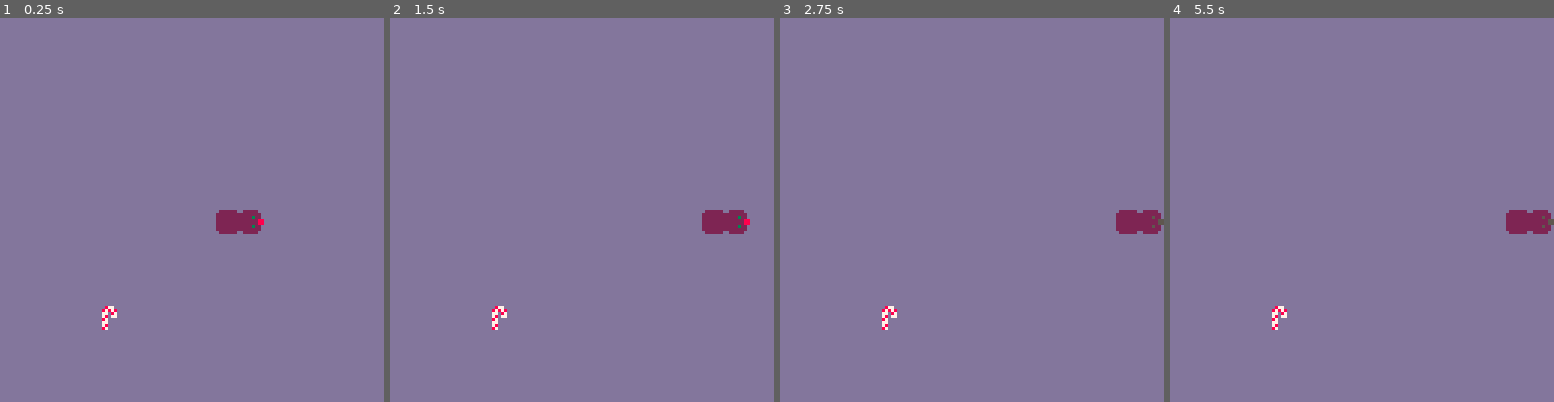
Above: before the commit, frames 1-4 (left to right).
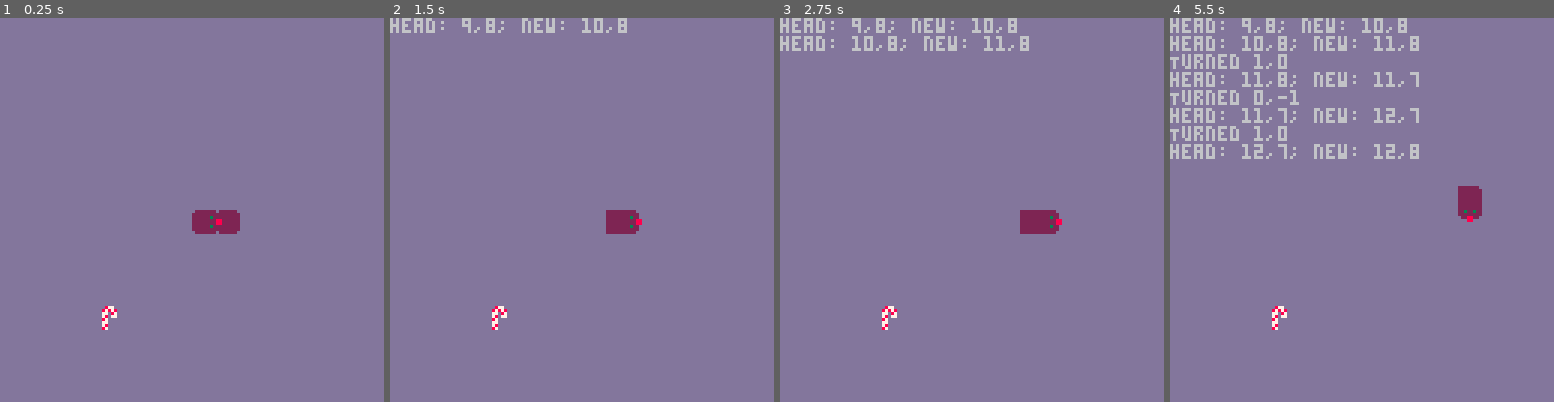
Above: after the commit, the same moments.

Repository: gigamonkey/pico-8
Game: PICO-8 cartridge snake.p8
The game is run twice, just before and just after one commit, with the same random seed, the same clock (stepped at 60 frames per second) and the same inputs.
Inputs:
- Up to frame 1 (0.25 s): no input
- Up to frame 2 (1.5 s): no input
- Up to frame 3 (2.75 s): hold Right 1.6-2.1 s; hold Up 2.15-2.42 s; hold Right from 2.47 s (still down)
- Up to frame 4 (5.5 s): release Right at 3.03 s; hold Left 3.08-3.58 s; hold Down 3.63-3.97 s; hold Right 4.02-4.68 s; hold Up 4.73-5.03 s; hold Left from 5.08 s (still down)

The runs differ from the first frame. In frame 1, 0.7% of the frame differs, in the area x 50-69%, y 50-57%; in frame 2, 2.1%; in frame 3, 3.1%; in frame 4, 7.1%, in the area x 0-100%, y 0-57%.

Commit message:
Smooth movement kinda working at head.

Diff:
--- a/snake.lua
+++ b/snake.lua
@@ -19,13 +19,12 @@
 snake = {
   direction = RIGHT,
   speed = 1,
-  x = 64,
-  y = 64,
   turns = {},
   head = 0,
   tail = 0,
   segments = {},
   dead = false,
+  frames_into_head = 0
 }
 
 -- Grid is table keyed with x,y coordinates whose values are the
@@ -44,8 +43,6 @@
 
   set_head(snake, {x=8, y=8})
   set_head(snake, {x=9, y=8})
-  snake.x = 72
-  snake.y = 64
 
   random_food()
 
@@ -76,16 +73,33 @@
 end
 
 function _draw()
-  -- TODO: draw the head more smoothly, moving into the cell in
-  -- increments.
+  local sprite = heads[snake.direction] + ((snake.dead and 4) or 0)
   local hd = head(snake)
-  if snake.dead then
-    spr(heads[snake.direction] + 4, hd.x * 8, hd.y * 8)
+
+  local proportion = snake.frames_into_head / 30
+
+  local x = hd.x * 8
+  local y = hd.y * 8
+
+  local offset = 8 * snake.speed * (1 - proportion)
+
+  if snake.direction.dx != 0 then
+    if snake.direction.dx == 1 then
+      x -= offset
+    else
+      x += offset
+    end
   else
-    spr(heads[snake.direction], hd.x * 8, hd.y * 8)
-  end
-end
-
+    if snake.direction.dy == 1 then
+      y -= offset
+    else
+      y += offset
+    end
+  end
+
+  spr(sprite, x, y)
+
+end
 
 -- The rest of the code
 
@@ -136,11 +150,16 @@
   return { x = snake.x \ 8, y = snake.y \ 8 }
 end
 
+function next_cell(head, direction)
+  return { x = head.x + direction.dx, y = head.y + direction.dy }
+end
+
 function apply_next_turn(snake)
   while #snake.turns > 0 do
     t = snake.turns[1]
     deli(snake.turns, 1)
     if legal_turn(snake.direction, t) then
+      print("Turned " .. snake.direction.dx .. "," .. snake.direction.dy)
       snake.direction = t
       break
     end
@@ -155,37 +174,37 @@
   return d.dx == t.dy or d.dy == t.dx
 end
 
+function xy(cell)
+  return cell.x .. "," .. cell.y
+end
+
 function move(snake)
 
-  snake.x += snake.direction.dx * snake.speed
-  snake.y += snake.direction.dy * snake.speed
-
-  local current = current_cell(snake)
-  local head = head(snake)
-  local tail = tail(snake)
-
-  -- Entering new cell. If the new cell is off the grid our we are
-  -- crashing into ourself don't actually enter it. If it doesn't
-  -- contain food then we remove our tail.
-  if (current.x ~= head.x or current.y ~= head.y) then
-    local i = to_index(current)
-    if off_board(current) or grid[i] == SNAKE then
+  snake.frames_into_head += 1
+
+  if snake.frames_into_head == 30 then
+    -- all the way into the current head.
+    apply_next_turn(snake)
+    old_head = head(snake)
+    new_head = next_cell(old_head, snake.direction)
+    snake.frames_into_head = 0
+
+    local i = to_index(new_head)
+    if off_board(new_head) or grid[i] == SNAKE then
       snake.dead = true
     else
       local is_grass = grid[i] == GRASS
-      --print("grid[" .. i .. "] " .. tostring(grid[i]) .. " is_grass: " .. tostring(is_grass))
-      apply_next_turn(snake)
-      spr(1, head.x * 8, head.y * 8) -- draw body segment in old head position.
-      set_head(snake, current)
+      print("head: " .. xy(old_head) .. "; new: " .. xy(new_head))
+      spr(1, old_head.x * 8, old_head.y * 8) -- draw body segment in old head position.
+      set_head(snake, new_head)
       if is_grass then
-        clear_tail(snake, tail)
+        clear_tail(snake, tail(snake))
       else
         random_food()
       end
     end
   end
 end
-
 
 function random_food()
   local n = 1
--- a/snake.p8
+++ b/snake.p8
@@ -15,11 +15,11 @@
 dddddddd22222222888f888033833330007700000222222002323220023222200222222022222222223223222232222222222322222222222222222202232222
 dddddddd222222228888888083333830007800000022220000222200002222000022220022222222222882222222222222222222222222220228822002222222
 dddddddd022222200888880000040000008700000000000000080000000000000000000002222220022882200222222002222220022222200008800000222220
-02222200000550000222222000222220022222000222222000022000020000000000002000000000000000000000000000000000000000000000000000000000
-22222220022552202222222202222222222222202222222200000000220200000000202200000000000000000000000000000000000000000000000000000000
-22223220222222222222222202252222222252200000000000222200220202000020202200000000000000000000000000000000000000000000000000000000
-22222288225225222222222255222222222222550222222000000000220202022020202200000000000000000000000000000000000000000000000000000000
-22222288222222222252252255222222222222550000000002222220220202022020202200000000000000000000000000000000000000000000000000000000
-22223220222222222222222202252222222252200022220000000000220202000020202200000000000000000000000000000000000000000000000000000000
-22222220222222220225522002222222222222200000000022222222220200000000202200000000000000000000000000000000000000000000000000000000
-02222200022222200005500000222220022222000002200002222220020000000000002000000000000000000000000000000000000000000000000000000000
+022222000005500002222220002222200222220002222220000220000200000000000020eeeeeeee000000000000000000000000000000000000000000000000
+222222200225522022222222022222222222222022222222000000002202000000002022eeeeeeee000000000000000000000000000000000000000000000000
+222232202222222222222222022522222222522000000000002222002202020000202022eeeeeeee000000000000000000000000000000000000000000000000
+222222882252252222222222552222222222225502222220000000002202020220202022eeeeeeee000000000000000000000000000000000000000000000000
+222222882222222222522522552222222222225500000000022222202202020220202022eeeeeeee000000000000000000000000000000000000000000000000
+222232202222222222222222022522222222522000222200000000002202020000202022eeeeeeee000000000000000000000000000000000000000000000000
+222222202222222202255220022222222222222000000000222222222202000000002022eeeeeeee000000000000000000000000000000000000000000000000
+022222000222222000055000002222200222220000022000022222200200000000000020eeeeeeee000000000000000000000000000000000000000000000000
Not shown, changed: TODO
